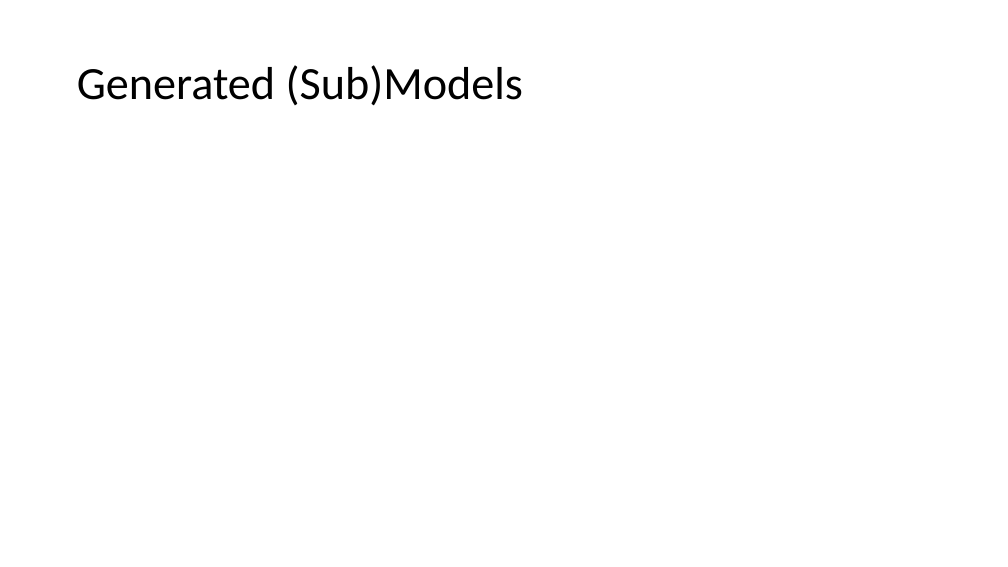
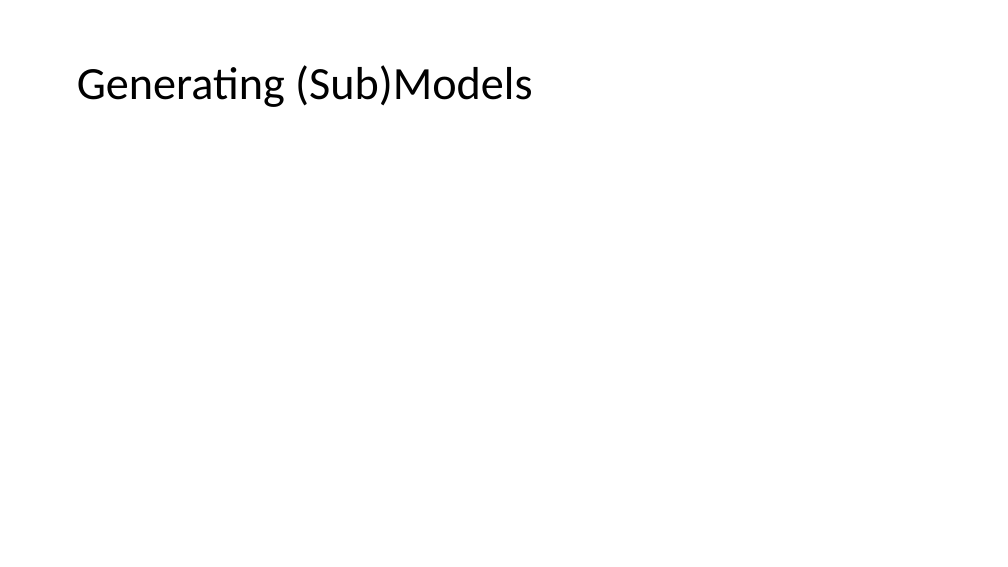
Before and after one commit to Contingent-Systems/modal_abstractions_presentations, a slide deck: slide 13 of thesis_proposal/proposal.pptx. Drawn at 1008x567 pixels with LibreOffice and Linux fonts; fonts in the diff are those of the drawing. Boxes give left, top, right and bottom in pixels: in the first picture for what was removed or moved away, otherwise in the second. Text is boxed around its words. In the diff, an @@ line names an element or a change of style, - is before the commit and + after.

```diff
--- a/thesis_proposal/proposal.pptx
+++ b/thesis_proposal/proposal.pptx
@@ title at (x1=77, y1=65, x2=532, y2=107): text changed @@
-Generated (Sub)Models
+Generating (Sub)Models
```
Also in this commit, not shown: 9 other slides changed, 2 slides added, 2 slides removed.
